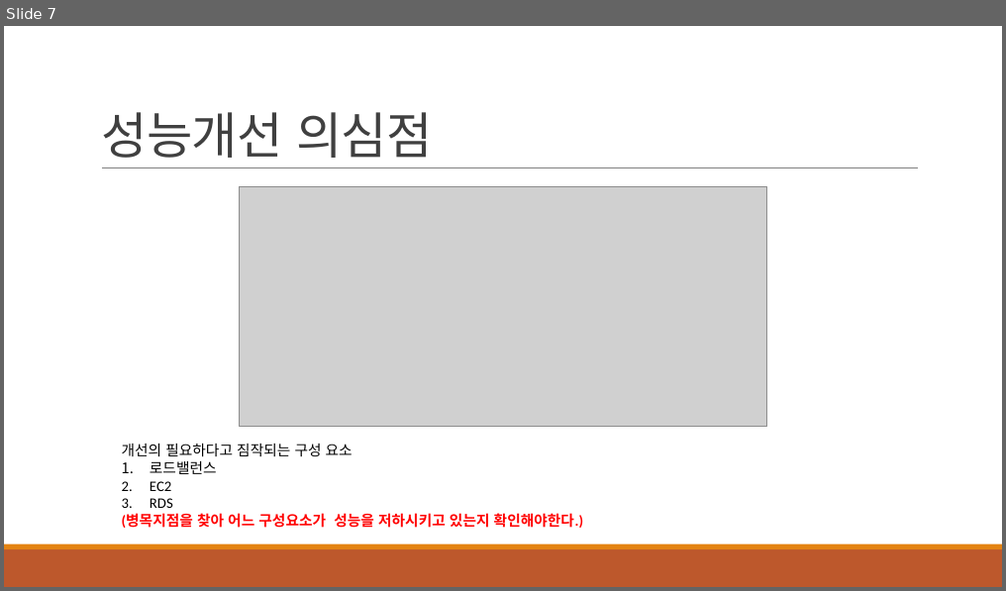
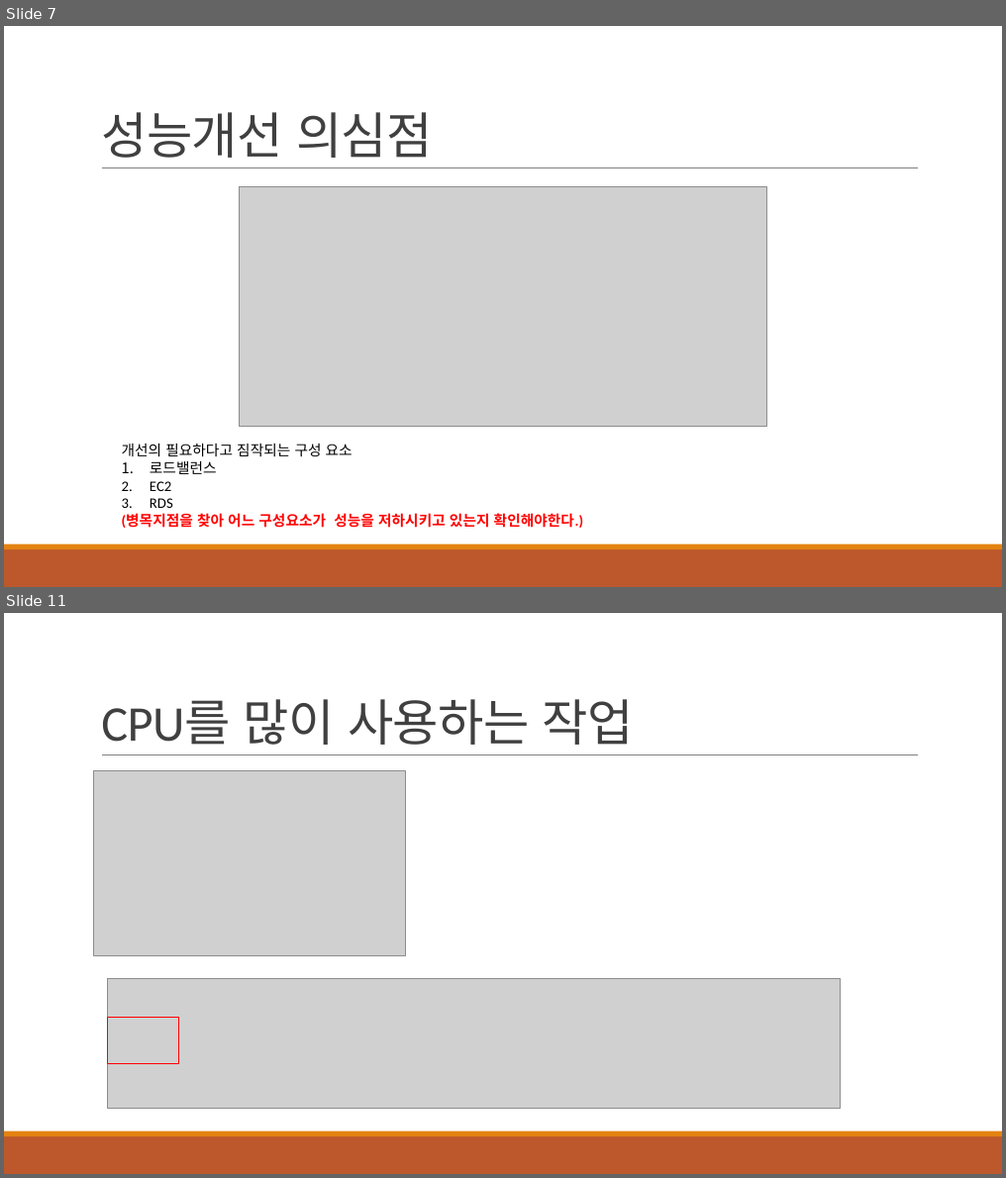
Before and after one commit to khb3025/study-load-test, a slide deck: ppt/3. 부하테스트 모니터 링.pptx. Shown one above the other, each under a label of ours: slide 7 before the commit, slides 7 and 11 after it; the slides between them are not shown. The pictures are 1006x591 and 1006x1178 pixels, drawn with LibreOffice and Linux fonts; fonts in the diff are those of the drawing; grey boxes stand for pictures. Boxes give left, top, right and bottom in pixels: in the first picture for what was removed or moved away, otherwise in the second. Text is boxed around its words. In the diff, an @@ line names an element or a change of style, - is before the commit and + after.

```diff
--- a/ppt/3. 부하테스트 모니터 링.pptx
+++ b/ppt/3. 부하테스트 모니터 링.pptx
@@ slide 11 added at [4,613,1002,1174], background #FFFFFF; not listed: 3 template elements that a slide beside it also shows @@
@@ title added at [101,699,634,745], 48 pt, text #404040 @@
+CPU를 많이 사용하는 작업
@@ picture added at [94,771,405,956] @@
@@ picture added at [107,979,840,1109] @@
@@ rectangle added at [107,1017,178,1064], outline #FF0000 1.25 pt @@
```
Also in this commit, not shown: 1 slide changed, 39 other slides added, 1 other file.
